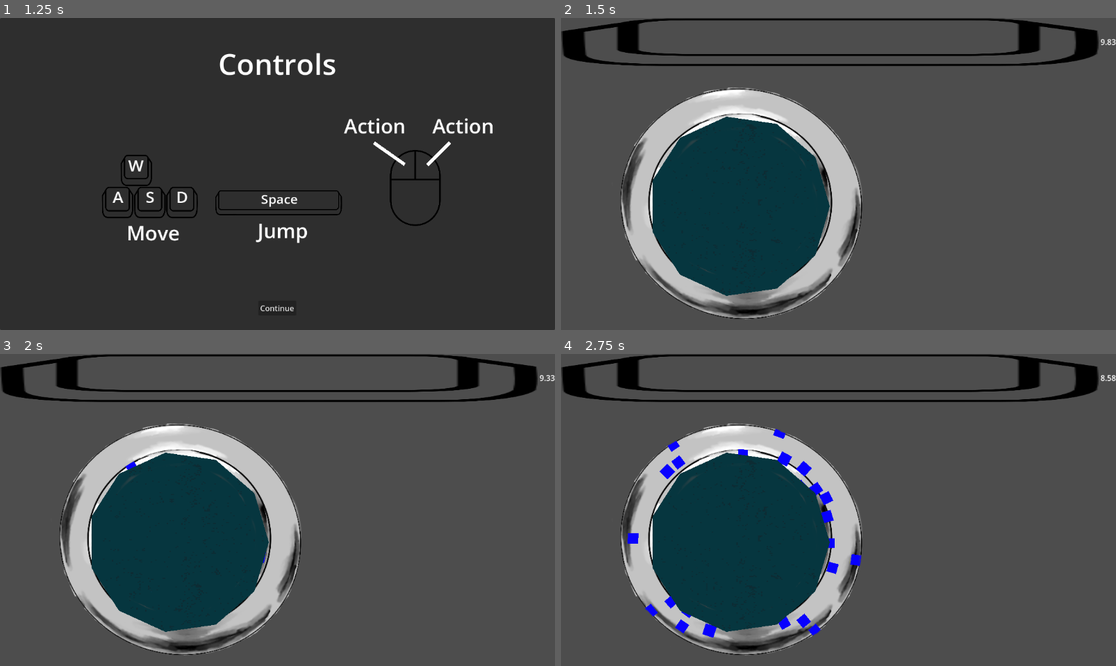
Above: before the commit, frames 1-4 (two rows, left to right).
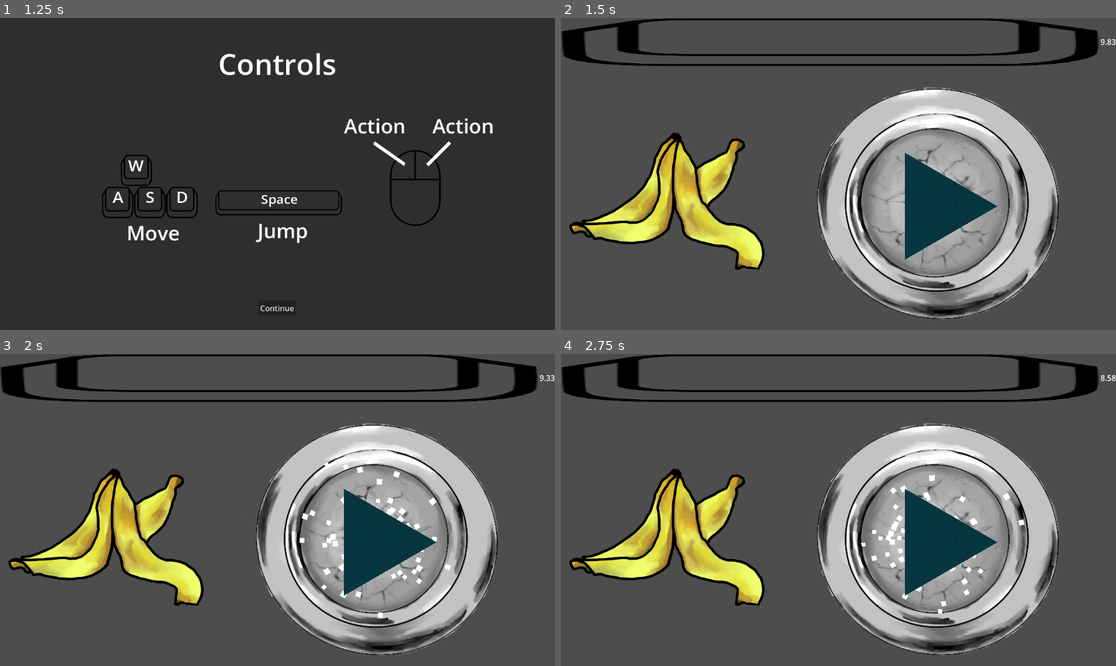
Above: after the commit, the same moments.

Repository: KIT-GameJam/Firework-Craft
Game: Godot game, scene res://gamemanager/gamemanager.tscn
The game is run twice, just before and just after one commit, with the same random seed, the same clock (stepped at 60 frames per second) and the same inputs. The engine's default icon, where the game draws it, is replaced by a stand-in: a white triangle on a blue panel in a dark square.
Inputs (mouse positions are in pixels of both pictures, inside the frame that each line leads up to):
- Up to frame 1 (1.25 s): click "Start" at 0.5 s
- Up to frame 2 (1.5 s): click "Continue" at 1.25 s
- Up to frame 3 (2 s): no input
- Up to frame 4 (2.75 s): tap Enter at 2 s; move the mouse to (960, 494) at 2.02 s; hold D (move_right) from 2.03 s (still down); click (960, 494) at 2.17 s

Frame 1 is identical in both runs. In frame 2, 46% of the frame differs, in the area x 1-90%, y 22-97%; in frame 3, 46%; in frame 4, 46%.

Commit message:
add assets

Diff:
--- a/entities/Ingredients/abstractIngredient.gd
+++ b/entities/Ingredients/abstractIngredient.gd
@@ -1,8 +1,7 @@
-extends Control
+extends TextureRect
 class_name AbstractIngredient
 
 @export var resourceData: FireworkResource
-@export var texture: Texture2D
 
 func _get_drag_data(_pos: Vector2) -> FireworkResource:
 	# Use another resource as drag preview.
--- a/entities/Ingredients/abstractIngredient.tscn
+++ b/entities/Ingredients/abstractIngredient.tscn
@@ -3,8 +3,6 @@
 [ext_resource type="Script" uid="uid://dng7n4had58ry" path="res://entities/ingredients/abstractIngredient.gd" id="1_8uneu"]
 
 [node name="AbstractResourceObject" type="TextureRect"]
-offset_right = 261.0
-offset_bottom = 261.0
 script = ExtResource("1_8uneu")
 
 [connection signal="mouse_entered" from="." to="." method="mouse_entered"]
--- a/entities/Ingredients/banana_ingredient.tscn
+++ b/entities/Ingredients/banana_ingredient.tscn
@@ -1,8 +1,9 @@
 [gd_scene load_steps=3 format=3 uid="uid://bhnbko3x404ly"]
 
 [ext_resource type="PackedScene" uid="uid://d5ph0vlkp1tu" path="res://entities/ingredients/abstractIngredient.tscn" id="1_3kl3t"]
-[ext_resource type="Texture2D" uid="uid://dkgp7tccxyyxc" path="res://icon.svg" id="2_5legj"]
+[ext_resource type="Texture2D" uid="uid://ujbeg51ilnry" path="res://textures/ingredients/banana.png" id="2_5legj"]
 
 [node name="AbstractResourceObject" instance=ExtResource("1_3kl3t")]
+offset_right = 500.0
+offset_bottom = 500.0
 texture = ExtResource("2_5legj")
-texture = ExtResource("2_5legj")
--- a/entities/flask/flask.gd
+++ b/entities/flask/flask.gd
@@ -1,4 +1,10 @@
+class_name Flask
 extends TextureRect
+
+@export var particles: FlaskParticles
+
+const MAX_CORNERS = 12
+const MAX_SIZE = 10
 
 var current_value := 0
 var product_costs := 0
@@ -20,7 +26,11 @@
 		return
 
 	var res: FireworkResource = data
+	flask_color += res.color_modifier
+	flask_size = clampi(flask_size + res.size_modifier, 0, MAX_SIZE)
+	flask_corners = clampi(flask_corners + res.corner_modifier, 0, MAX_CORNERS)
 
-	flask_color = res.color_modifier
-	flask_size = res.size_modifier
-	flask_corners = res.corner_modifier
+func _update_particle_effect():
+	particles.set_flask_color(flask_color)
+	particles.set_flask_size(flask_size)
+	particles.set_flask_corners(flask_corners)
--- a/entities/flask/particles.gd
+++ b/entities/flask/particles.gd
@@ -1,27 +1,28 @@
-extends Node
+class_name FlaskParticles
+extends Control
 
-@export var color: Color = Color.WHITE
-@export var size: int = 0
-@export var corners: int = 0
+@export var flask_color: Color = Color.WHITE
+@export var flask_size: int = 0
+@export var flask_corners: int = 0
 
 @onready var particles := $CPUParticles2D
 @onready var form := $Form
 
 func _ready() -> void:
-	set_corners(corners)
-	set_color(color)
-	set_size(size)
+	set_flask_color(flask_color)
+	set_flask_size(flask_size)
+	set_flask_corners(flask_corners)
 
-func set_size(size: int):
+func set_flask_size(size: int):
 	var particle_scale = 10 + size * 2
 	form.set_size(size)
 	particles.lifetime = 2 + .2 * size
 	particles.scale_amount_min = particle_scale - 2
 	particles.scale_amount_max = particle_scale + 2
 
-func set_corners(num_corners: int):
-	form.set_corners(corners)
+func set_flask_corners(num_corners: int):
+	form.set_corners(num_corners)
 
-func set_color(color: Color):
+func set_flask_color(color: Color):
 	particles.color = color
 	form.set_color(color)
--- a/entities/flask/particles_multi_mesh.gd
+++ /dev/null
@@ -1,15 +0,0 @@
-extends MultiMeshInstance2D
-
-@onready var sphere_mesh: Polygon2D = $Circle
-@onready var corner_meshes: Array[MeshInstance2D] = [
-	$Corner1,$Corner2,$Corner3,$Corner4,$Corner5,$Corner6,$Corner7,$Corner8
-]
-
-func set_corners(corners: int):
-	for i in range(corner_meshes.size()):
-		corner_meshes[i].visible = i < corners
-
-func set_color(color: Color):
-	sphere_mesh.modulate = color
-	for mesh in corner_meshes:
-		mesh.modulate = color
--- a/gamemanager.tscn
+++ b/gamemanager.tscn
@@ -10,6 +10,7 @@
 process_mode = 3
 script = ExtResource("1_ymq0e")
 main_level = ExtResource("2_2iwnt")
+max_level = 1
 
 [node name="WorldEnvironment" type="WorldEnvironment" parent="."]
 environment = ExtResource("3_7j27j")
--- a/levels/main_level.tscn
+++ b/levels/main_level.tscn
@@ -59,19 +59,24 @@
 
 [node name="AbstractResourceObject" parent="VBoxContainer/HBoxContainer2/IngredientTable" instance=ExtResource("3_wg11f")]
 layout_mode = 2
+expand_mode = 1
 
 [node name="AbstractResourceObject2" parent="VBoxContainer/HBoxContainer2/IngredientTable" instance=ExtResource("3_wg11f")]
 layout_mode = 2
+expand_mode = 1
 
 [node name="AbstractResourceObject3" parent="VBoxContainer/HBoxContainer2/IngredientTable" instance=ExtResource("3_wg11f")]
 layout_mode = 2
+expand_mode = 1
 
 [node name="AbstractResourceObject4" parent="VBoxContainer/HBoxContainer2/IngredientTable" instance=ExtResource("3_wg11f")]
 layout_mode = 2
+expand_mode = 1
 
-[node name="Flask" parent="VBoxContainer/HBoxContainer2" instance=ExtResource("4_55n5f")]
+[node name="Flask" parent="VBoxContainer/HBoxContainer2" node_paths=PackedStringArray("particles") instance=ExtResource("4_55n5f")]
 clip_children = 2
 layout_mode = 2
+particles = NodePath("Particles")
 
 [node name="Particles" parent="VBoxContainer/HBoxContainer2/Flask" instance=ExtResource("5_wg11f")]
 layout_mode = 0
@@ -79,8 +84,5 @@
 offset_top = 287.0
 offset_right = 266.0
 offset_bottom = 287.0
-color = Color(0.0333333, 0, 1, 1)
-size = 6
-corners = 8
 
 [connection signal="timeout" from="Timer" to="." method="_day_over"]
Not shown, removed: entities/flask/particles_multi_mesh.gd.uid
Binary file added: textures/banana.png
Not shown, added: textures/banana.png.import
Binary file added: textures/counter.png
Not shown, added: textures/counter.png.import
Binary file added: textures/ingredients/banana.png
Not shown, added: textures/ingredients/banana.png.import
